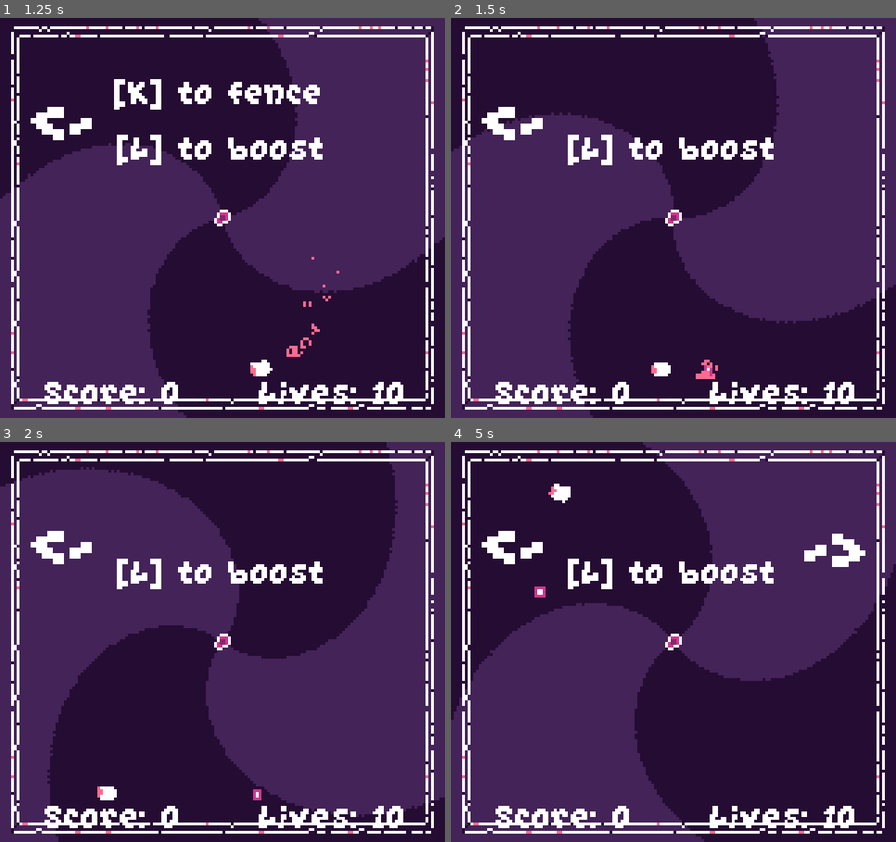
Above: before the commit, frames 1-4 (two rows, left to right).
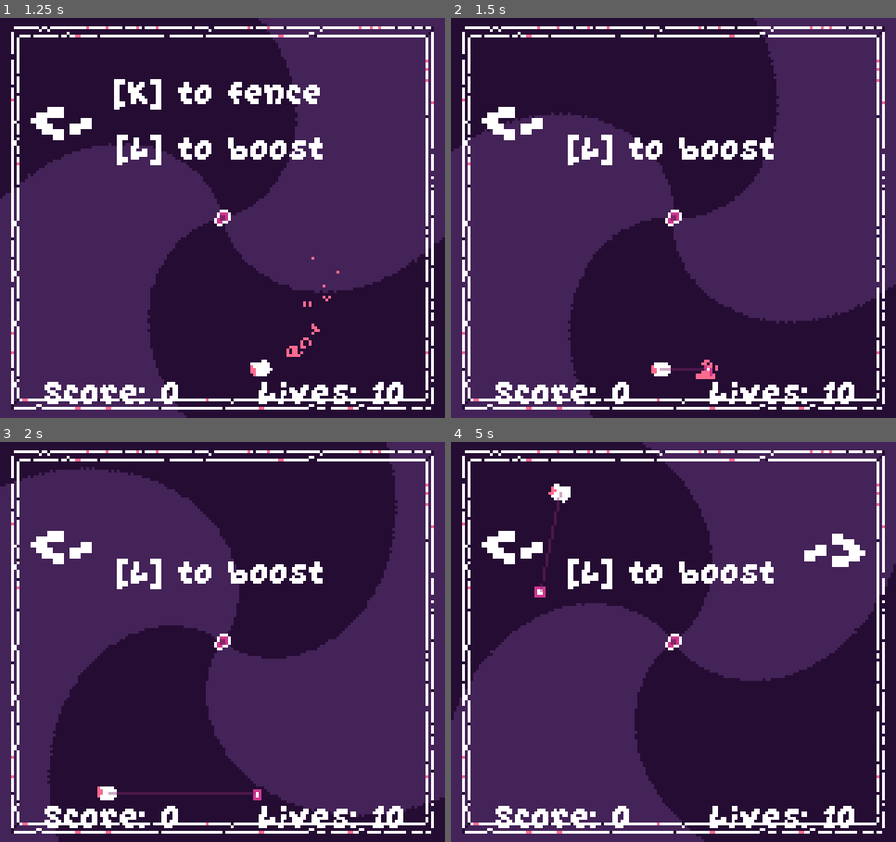
Above: after the commit, the same moments.

Repository: EdBarrancos/Signal
Game: Godot game, scene res://Game/Scenes/Game.tscn
Two runs of this game, one before a commit and one after it. Both use one fixed random seed, a clock stepped at 60 frames per second and the inputs below. Sound files missing from this copy of the repository are replaced by a short silence.
Inputs (mouse positions are in pixels of both pictures, inside the frame that each line leads up to):
- Up to frame 1 (1.25 s): tap Enter at 0.5 s; move the mouse to (320, 198) at 0.52 s; hold D (RIGHT) from 0.53 s (still down); hold Z (BOOST) from 0.53 s (still down); click (320, 198) at 0.67 s
- Up to frame 2 (1.5 s): move the mouse to (584, 238) at 1.27 s; release D (RIGHT) at 1.28 s; release Z (BOOST) at 1.28 s; hold Down from 1.28 s (still down); tap X (CHORD) at 1.35 s
- Up to frame 3 (2 s): keep holding Down
- Up to frame 4 (5 s): move the mouse to (718, 554) at 2.02 s; release Down at 2.03 s; hold D (RIGHT) 2.03-2.78 s; hold C (CLEAR CHORDS) 2.03-2.78 s; move the mouse to (651, 722) at 2.77 s; hold Up 2.78-3.53 s; tap Q (GO_TO_ENDSCREEN) at 2.85 s; click (651, 722) at 2.92 s; move the mouse to (807, 702) at 3.52 s; hold Z (BOOST) 3.53-4.28 s; hold A (LEFT) from 3.53 s (still down); move the mouse to (540, 582) at 4.27 s; tap X (CHORD) at 4.35 s

Frame 1 is identical in both runs. In frame 2, less than 0.1% of the frame differs, in the area x 46-58%, y 87-89%; in frame 3, 0.2%, in the area x 24-58%, y 87-89%; in frame 4, 0.2%.

Commit message:
Add auxiliary fence

Diff:
--- a/project/Player/Scenes/Pin.tscn
+++ b/project/Player/Scenes/Pin.tscn
@@ -147,6 +147,10 @@
 process_material = SubResource( 9 )
 texture = ExtResource( 8 )
 
+[node name="AuxiliaryFence" type="Line2D" parent="."]
+width = 1.0
+default_color = Color( 0.529412, 0.156863, 0.415686, 0.392157 )
+
 [connection signal="area_entered" from="VisualFence/FenceArea" to="." method="_on_FenceCollision_area_entered"]
 [connection signal="animation_finished" from="AnimationPlayer" to="." method="_on_AnimationPlayer_animation_finished"]
 [connection signal="body_entered" from="PlayerCollision" to="." method="_on_PlayerCollision_body_entered"]
--- a/project/Player/Scripts/Pin.gd
+++ b/project/Player/Scripts/Pin.gd
@@ -8,6 +8,7 @@
 
 onready var animation_player = $AnimationPlayer
 onready var fence = $VisualFence
+onready var auxiliary_fence = $AuxiliaryFence
 onready var fence_collision = $VisualFence/FenceArea/FenceCollision
 onready var fence_area = $VisualFence/FenceArea
 onready var spawn_sound = $SpawnSound
@@ -37,12 +38,19 @@
 	spawn_sound.play_sound()
 	sparks_particles.emitting = true
 
+func _process(_delta):
+	if (next == null):
+		auxiliary_fence.clear_points()
+		auxiliary_fence.add_point(Vector2.ZERO)
+		auxiliary_fence.add_point(parent.global_position - self.global_position)
+
 func init(parent_tobe, pos):
 	self.global_position = pos
 	self.parent = parent_tobe
 
 func set_next(next_pin):
 	next = next_pin
+	auxiliary_fence.clear_points()
 
 func set_previous(previous_pin):
 	previous = previous_pin
